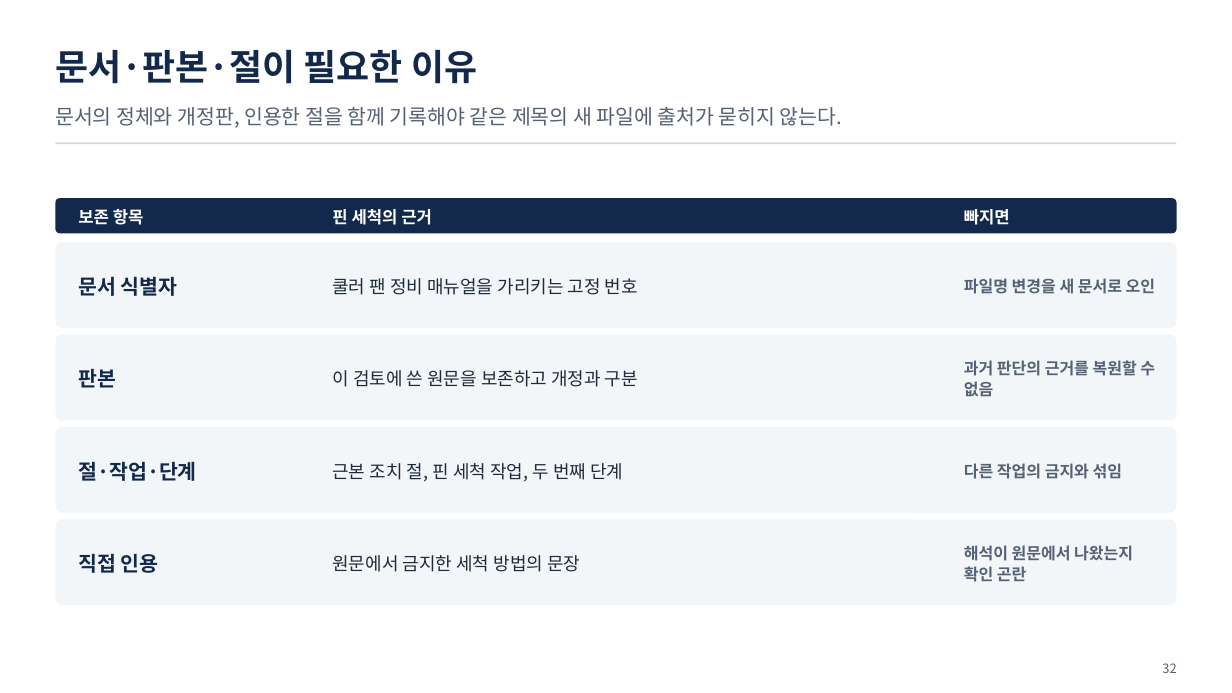
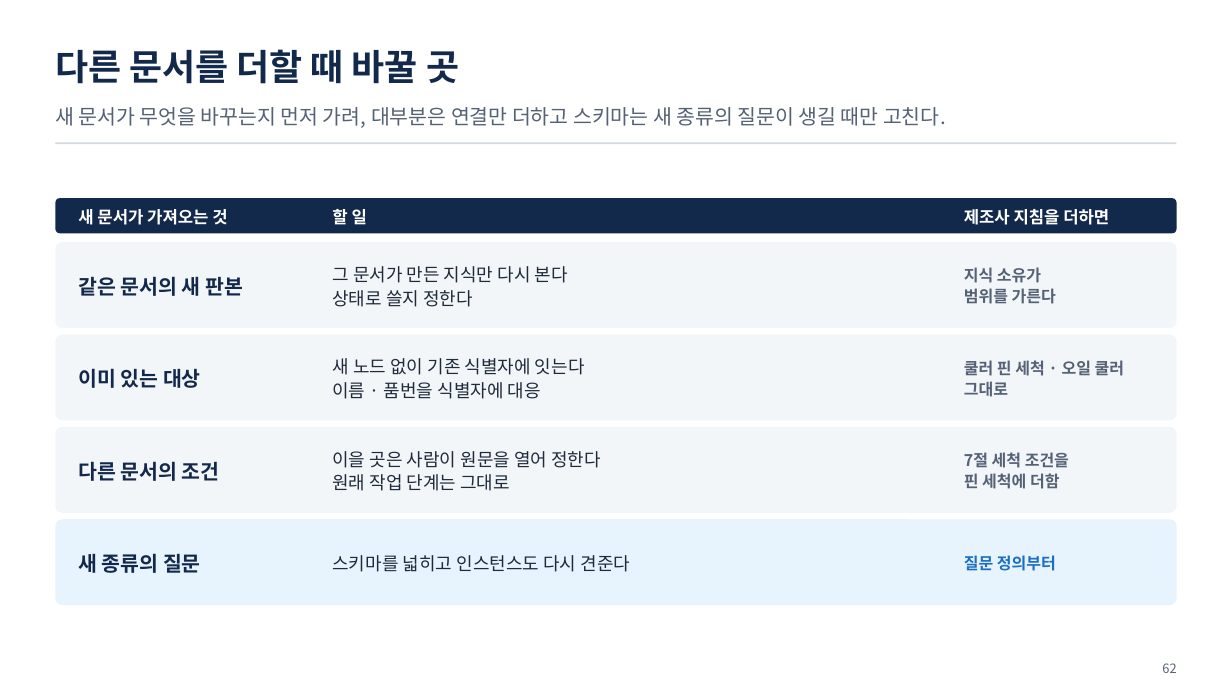
Before and after one commit to uengine-oss/hyd-iot-edu, a slide deck: slide 62 of workspace/강의제작/산출물/실전반/이론/03회차/실전반_03일차.pptx (slide 32 before the commit). Drawn at 1232x693 pixels with LibreOffice and Linux fonts; fonts in the diff are those of the drawing. Boxes give left, top, right and bottom in pixels: in the first picture for what was removed or moved away, otherwise in the second. Text is boxed around its words. In the diff, an @@ line names an element or a change of style, - is before the commit and + after.

Commit message:
실전반 3회차 덱 U4~U7(24~54장) — 통합 4회차 01편을 원본으로 문서 → 지식 단원(합친 장 9쌍 · 샘플 인스턴스 적재와 본격 문서 인제스천 새 장 · 구매 기준서 응용 장)과 실습3~5 소개를 지금 랩대로, 단원마다 독립 검토 지적(4 · 1 · 2 · 2건) 고침. 55~74장은 U8 초안(검토 중) · 남은일에 실전 34~37행 미충족과 통합 4회차 18 · 25장 보류 틈

```diff
--- a/workspace/강의제작/산출물/실전반/이론/03회차/실전반_03일차.pptx
+++ b/workspace/강의제작/산출물/실전반/이론/03회차/실전반_03일차.pptx
@@ text at bbox=[55, 49, 459, 84]: text changed @@
-문서·판본·절이 필요한 이유
+다른 문서를 더할 때 바꿀 곳
@@ text at bbox=[55, 107, 946, 128]: text changed @@
-문서의 정체와 개정판, 인용한 절을 함께 기록해야 같은 제목의 새 파일에 출처가 묻히지 않는다.
+새 문서가 무엇을 바꾸는지 먼저 가려, 대부분은 연결만 더하고 스키마는 새 종류의 질문이 생길 때만 고친다.
@@ text at bbox=[78, 209, 227, 225]: text changed @@
-보존 항목
+새 문서가 가져오는 것
@@ text at bbox=[332, 209, 367, 225]: text changed @@
-핀 세척의 근거
+할 일
@@ text at bbox=[964, 209, 1109, 225]: text changed @@
-빠지면
+제조사 지침을 더하면
@@ text at bbox=[332, 266, 568, 307]: text changed @@
-쿨러 팬 정비 매뉴얼을 가리키는 고정 번호
+그 문서가 만든 지식만 다시 본다
+상태로 쓸지 정한다
@@ text at bbox=[964, 267, 1056, 304]: text changed @@
-파일명 변경을 새 문서로 오인
+지식 소유가
+범위를 가른다
@@ text at bbox=[78, 276, 243, 296]: text changed @@
-문서 식별자
+같은 문서의 새 판본
@@ text at bbox=[332, 358, 585, 399]: text changed @@
-이 검토에 쓴 원문을 보존하고 개정과 구분
+새 노드 없이 기존 식별자에 잇는다
+이름 · 품번을 식별자에 대응
@@ text at bbox=[78, 368, 201, 388]: text changed @@
-판본
+이미 있는 대상
@@ text at bbox=[964, 360, 1124, 397]: text changed @@
-과거 판단의 근거를 복원할 수 없음
+쿨러 핀 세척 · 오일 쿨러
+그대로
@@ text at bbox=[78, 461, 220, 481]: text changed @@
-절·작업·단계
+다른 문서의 조건
@@ text at bbox=[332, 451, 601, 491]: text changed @@
-근본 조치 절, 핀 세척 작업, 두 번째 단계
+이을 곳은 사람이 원문을 열어 정한다
+원래 작업 단계는 그대로
@@ text at bbox=[964, 452, 1069, 489]: text changed @@
-다른 작업의 금지와 섞임
+7절 세척 조건을
+핀 세척에 더함
@@ rounded rectangle at bbox=[55, 519, 1177, 605]: fill #F3F6F9 to #E7F3FD @@
@@ text at bbox=[78, 553, 201, 573]: text changed @@
-직접 인용
+새 종류의 질문
@@ text at bbox=[332, 555, 631, 572]: text changed @@
-원문에서 금지한 세척 방법의 문장
+스키마를 넓히고 인스턴스도 다시 견준다
@@ text at bbox=[964, 555, 1056, 571]: text changed; text colour #556175 to #1A6FC4 @@
-해석이 원문에서 나왔는지 확인 곤란
+질문 정의부터
@@ text at bbox=[1162, 663, 1176, 673]: text changed @@
-32
+62
```
Also in this commit, not shown: 15 other slides changed, 39 slides added, 41 slides removed, 4 other files.
